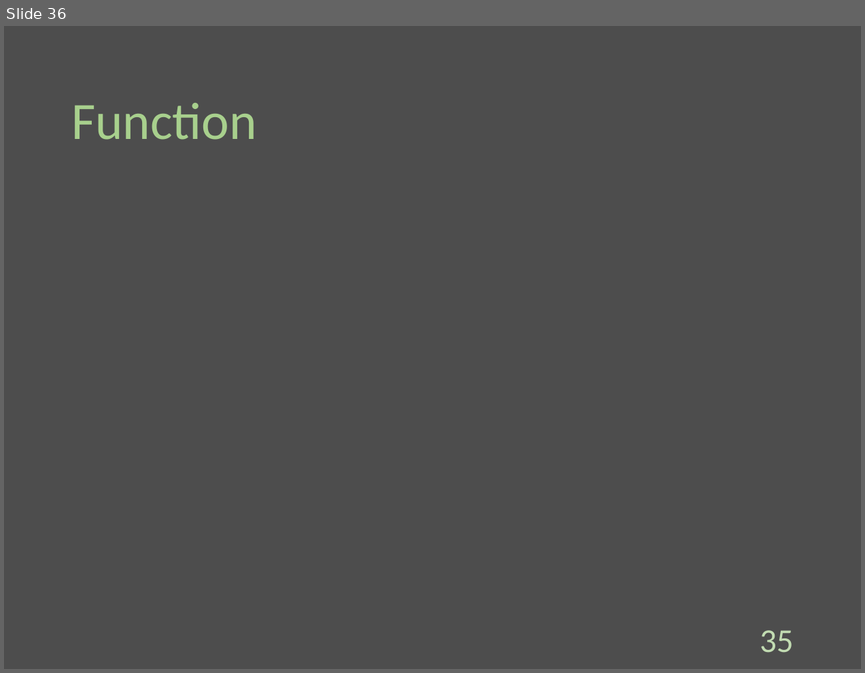
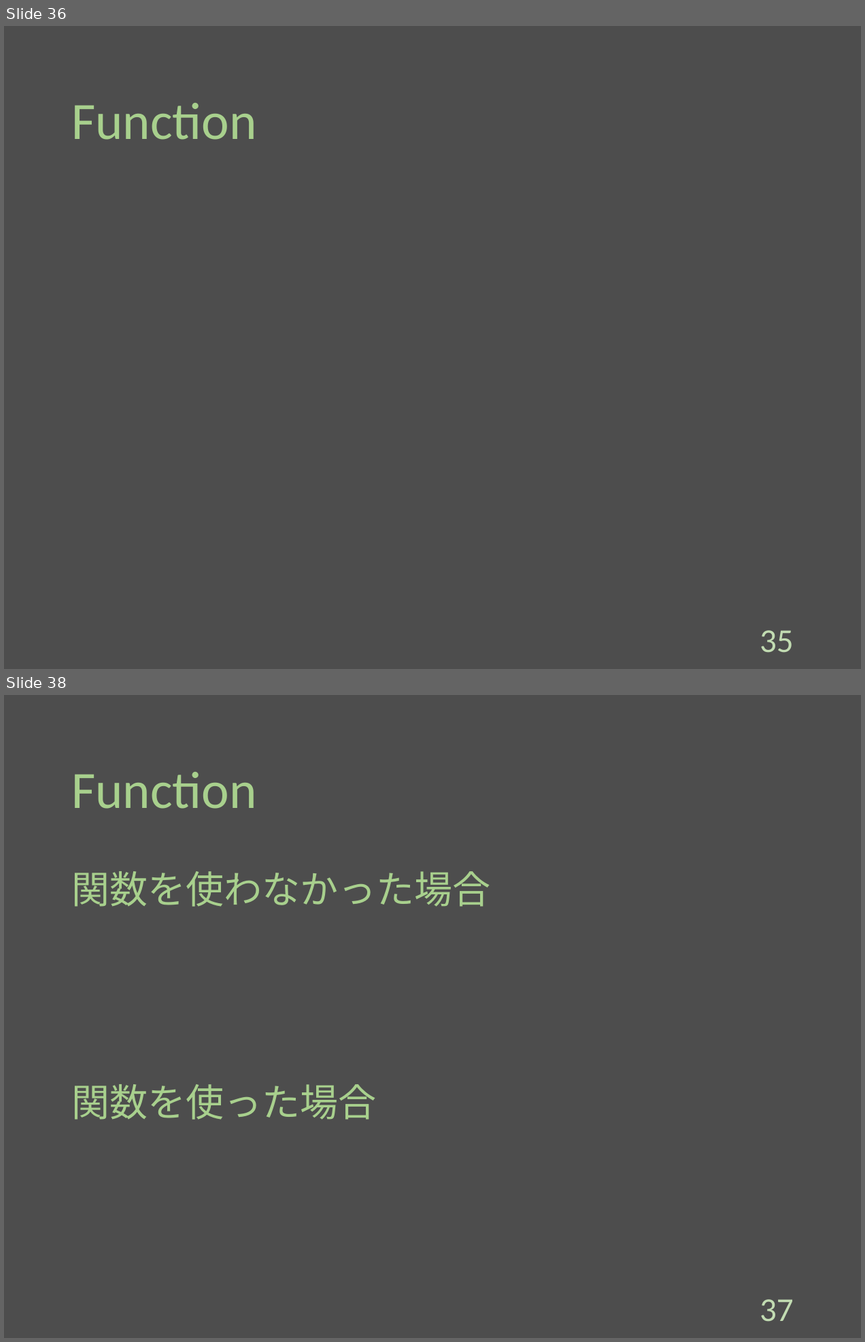
Before and after one commit to Melbeck777/program_seminar, a slide deck: ProgramSlide.pptx. Shown one above the other, each under a label of ours: slide 36 before the commit, slides 36 and 38 after it; the slides between them are not shown. The pictures are 865x673 and 865x1342 pixels, drawn with LibreOffice and Linux fonts; fonts in the diff are those of the drawing; grey boxes stand for pictures. Boxes give left, top, right and bottom in pixels: in the first picture for what was removed or moved away, otherwise in the second. Text is boxed around its words. In the diff, an @@ line names an element or a change of style, - is before the commit and + after.

Commit message:
[add]:Wrote explanation of 'Function'.

```diff
--- a/ProgramSlide.pptx
+++ b/ProgramSlide.pptx
@@ slide 38 added at (x1=4, y1=695, x2=861, y2=1338), background #4D4D4D @@
@@ title added at (x1=71, y1=772, x2=257, y2=809), 44 pt, text #A8D08D @@
+Function
@@ text added at (x1=71, y1=871, x2=490, y2=906), 32 pt, text #A8D08D @@
+関数を使わなかった場合
@@ text added at (x1=71, y1=1084, x2=376, y2=1119), 32 pt, text #A8D08D @@
+関数を使った場合
@@ page number added at (x1=759, y1=1299, x2=793, y2=1321), 28 pt, text #C3DDB3 @@
+37
```
Also in this commit, not shown: 3 other slides added.
